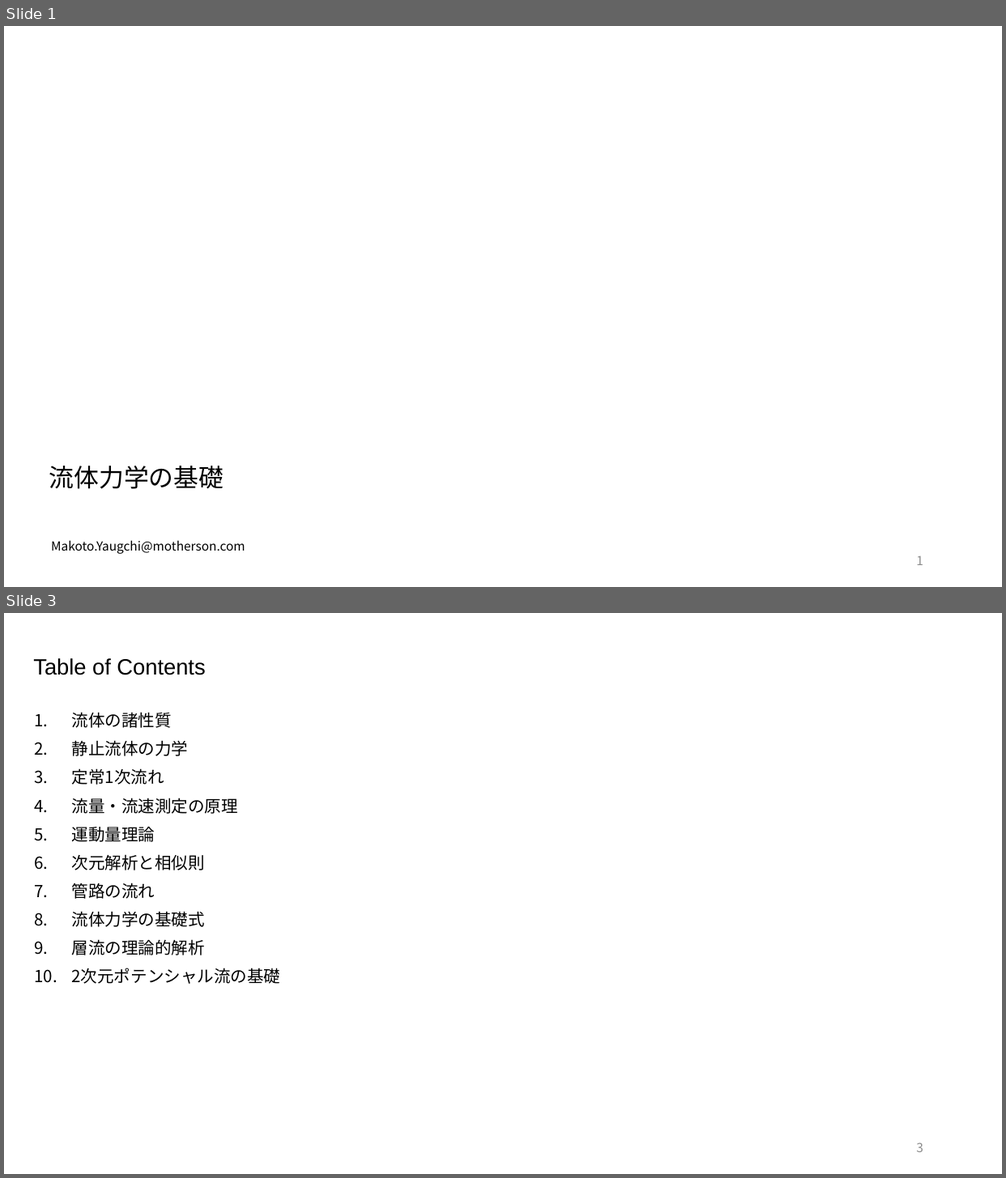
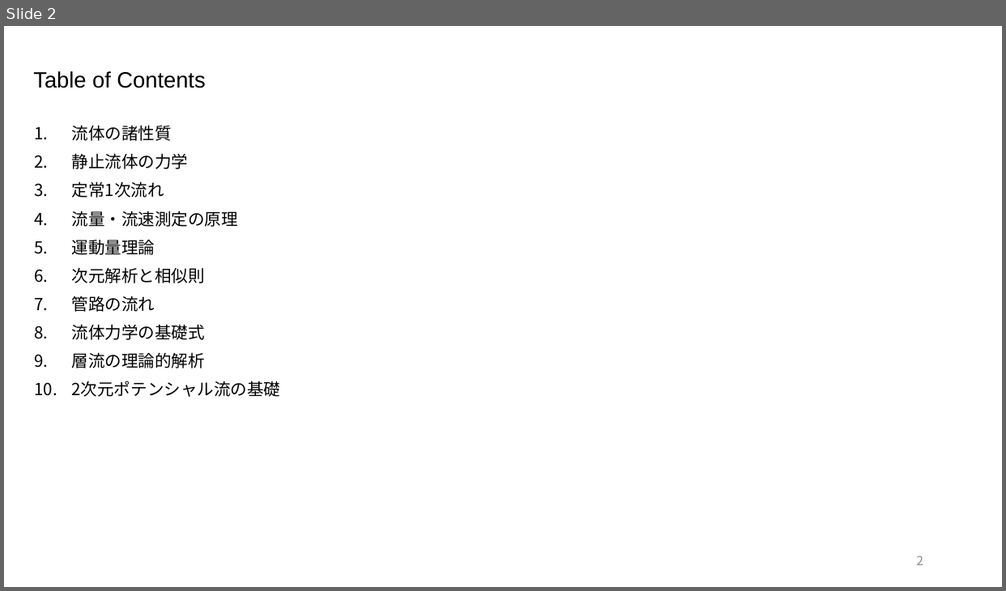
Before and after one commit to akmiccom/markdown_powerpoint, a slide deck: Basics_of_Fluid_Mechanics/Basics_of_Fluid_Mechanics.pptx. Shown one above the other, each under a label of ours: slides 1 and 3 before the commit, slide 2 after it; the slides between them are not shown. The pictures are 1006x1178 and 1006x591 pixels, drawn with LibreOffice and Linux fonts; fonts in the diff are those of the drawing; background and template pictures are left out. Boxes give left, top, right and bottom in pixels: in the first picture for what was removed or moved away, otherwise in the second. Text is boxed around its words. In the diff, an @@ line names an element or a change of style, - is before the commit and + after.

```diff
--- a/Basics_of_Fluid_Mechanics/Basics_of_Fluid_Mechanics.pptx
+++ b/Basics_of_Fluid_Mechanics/Basics_of_Fluid_Mechanics.pptx
@@ slide 1 removed at bbox=[4, 26, 1002, 587], background #FFFFFF @@
@@ title removed at bbox=[49, 466, 224, 489] @@
-流体力学の基礎
@@ subtitle removed at bbox=[51, 540, 245, 554] @@
-Makoto.Yaugchi@motherson.com
@@ page number removed at bbox=[916, 557, 923, 565] @@
-1
@@ what was slide 3 is now slide 2 @@
@@ page number at bbox=[916, 556, 923, 565]: text changed @@
-3
+2
```
Also in this commit, not shown: 3 slides changed, 1 other slide removed, 16 other files.
